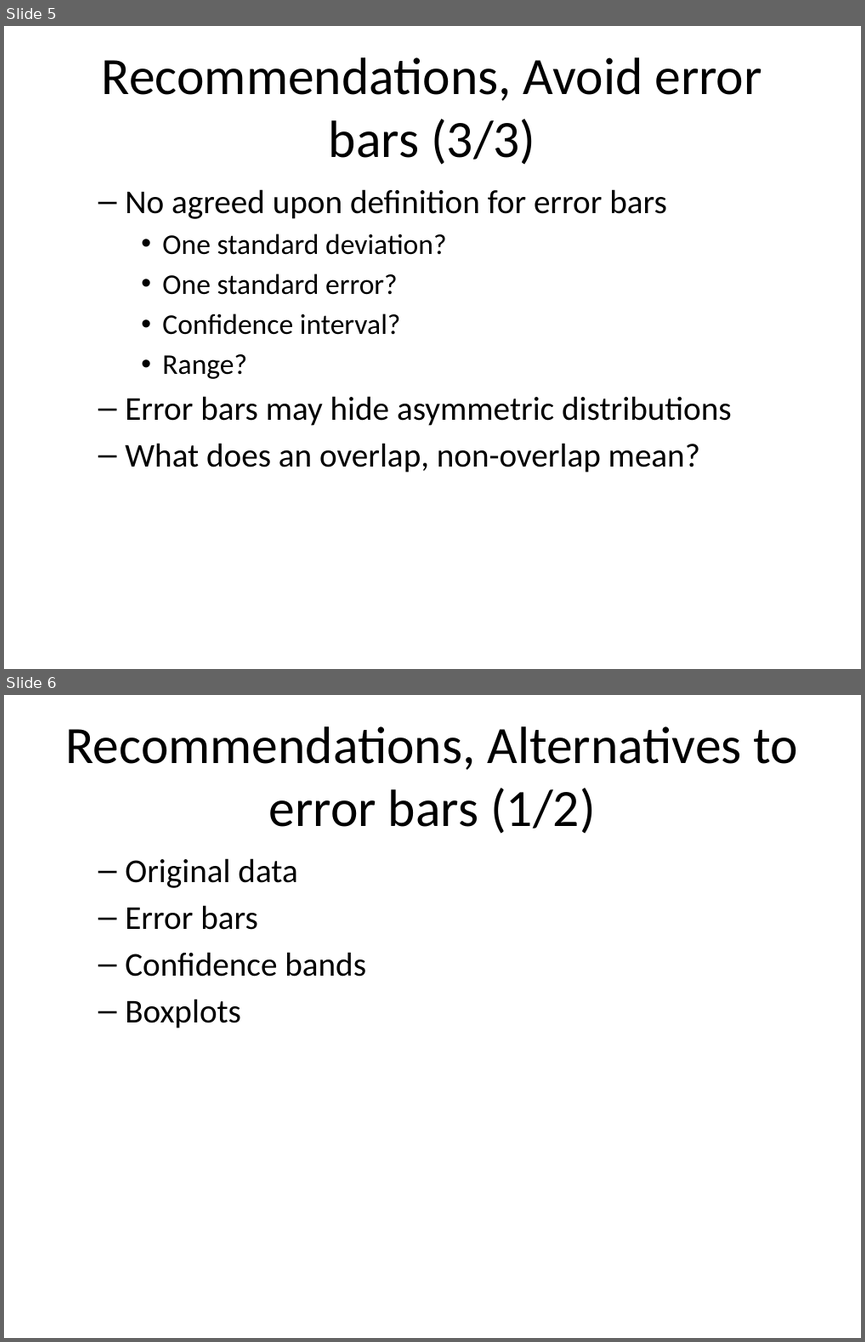
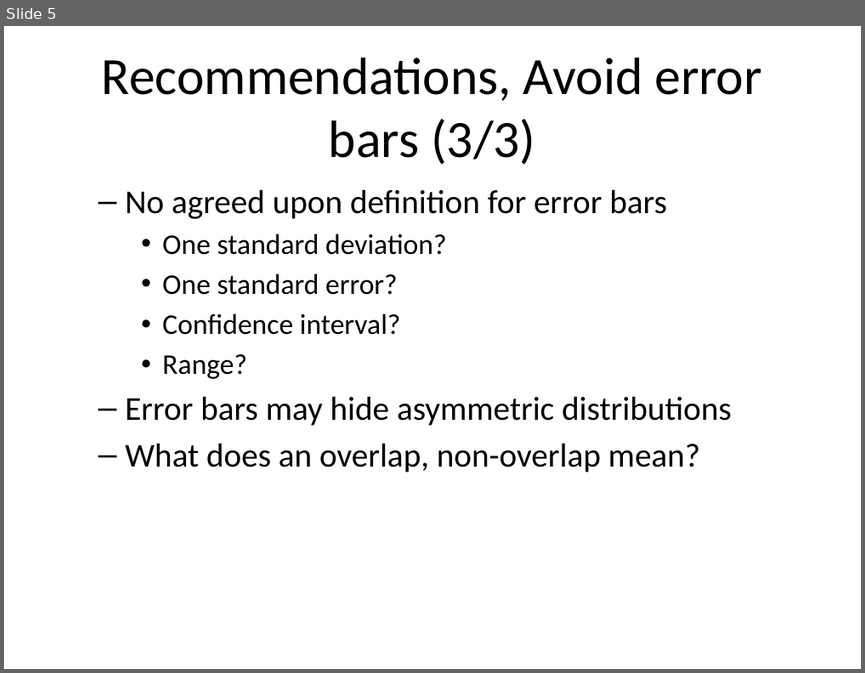
Before and after one commit to pmean/data-visualization, a slide deck: data-viz-03/component/recommendations-linegraphs.pptx. Shown one above the other, each under a label of ours: slides 5 and 6 before the commit, slide 5 after it. The pictures are 865x1342 and 865x673 pixels, drawn with LibreOffice and Linux fonts; fonts in the diff are those of the drawing. Boxes give left, top, right and bottom in pixels: in the first picture for what was removed or moved away, otherwise in the second. Text is boxed around its words. In the diff, an @@ line names an element or a change of style, - is before the commit and + after.

Commit message:
Work on recommendations.Rmd in data-viz-03

```diff
--- a/data-viz-03/component/recommendations-linegraphs.pptx
+++ b/data-viz-03/component/recommendations-linegraphs.pptx
@@ slide 6 removed at <box>4,695,861,1338</box>, background #FFFFFF @@
@@ title removed at <box>66,726,799,834</box> @@
-Recommendations, Alternatives to error bars (1/2)
@@ text removed at <box>125,858,366,1028</box> @@
-  – Original data
-  – Error bars
-  – Confidence bands
-  – Boxplots
```
Also in this commit, not shown: 1 slide changed, 14 slides added, 34 other files.
